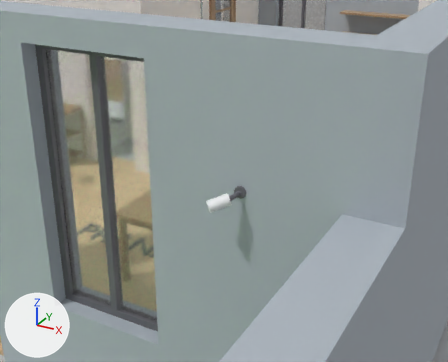
One commit to the glTF model public/models/house_optimized.glb: the scene before it, then after it.
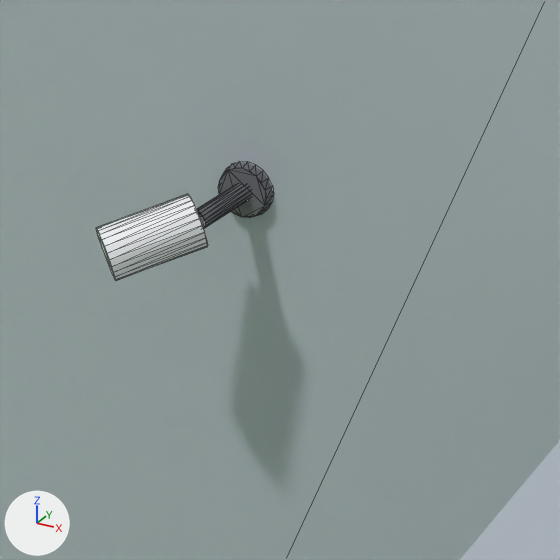
Each version appears first from a 50 mm lens placed at (14.688, -10.656, 3.541), pointed at (13.288, -8.111, 2.268), and next in a close-up on the part from 41% to 70% of the width and 41% to 77% of the height. Arrows for +X, +Y and +Z are at lower left; the lights stay in place. The first two pictures are the older version. The close-ups show mesh edges as thin lines. Where no turn or scale is listed for an object, it has been applied to the vertices. Vertices at exactly the same position are counted once.

Before the edit, the objects in view are built like this:
```python
me_cylinder = bpy.data.meshes.new('Cylinder')
me_cylinder.from_pydata(...)  # a 24-sided cylinder along z spanning x -0.033..0.033, y -0.033..0.033, z -0.0575..0.0575
me_cylinder.materials.append(mat_mat_security_cam_white)  # white #f6f7f9
me_muro_cinta_est = bpy.data.meshes.new('Muro_Cinta_Est')
me_muro_cinta_est.from_pydata(...)  # a box spanning x 13.9..14.2, y -19.23..-8.05, z 0.0..2.2
me_muro_cinta_est.materials.append(mat_mat_intonaco_esterno_dark)  # light grey #afb8c0
me_security_cam_portico_mount = bpy.data.meshes.new('Security_Cam_Portico_Mount')
me_security_cam_portico_mount.from_pydata(...)  # 72 vertices, 136 faces; spans x 13.3171..13.3871, y -8.1388..-8.048, z 2.1608..2.2308
me_security_cam_portico_mount.materials.append(mat_mat_infissi_antracite)  # grey #69696f
ob_muro_cinta_est = bpy.data.objects.new('Muro_Cinta_Est', me_muro_cinta_est)
ob_muro_cinta_est.location = (0.0, 0.0, 0.0)
ob_security_cam_portico_body = bpy.data.objects.new('Security_Cam_Portico_Body', me_cylinder)
ob_security_cam_portico_body.location = (13.291, -8.173, 2.17)
ob_security_cam_portico_body.rotation_euler = (1.292, 0.0, 2.313)  # degrees (74, 0, 133)
ob_security_cam_portico_mount = bpy.data.objects.new('Security_Cam_Portico_Mount', me_security_cam_portico_mount)
ob_security_cam_portico_mount.location = (0.0, 0.0, 0.0)
# also in view: 'Wall_Dining_South_04' at (13.34, -7.9, 1.5)
```
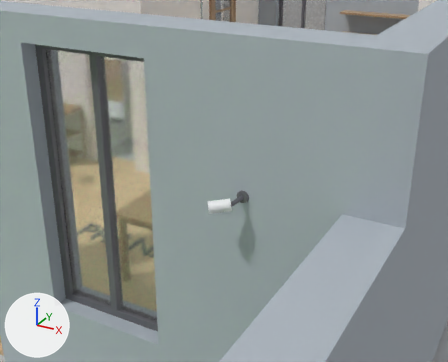
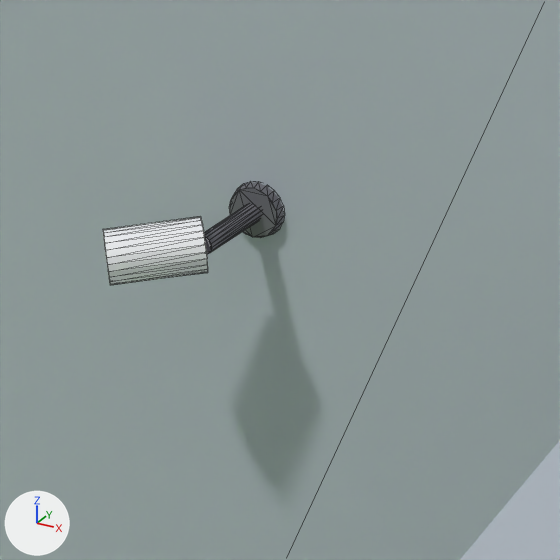
Changed parts and their boxes [x1, y1, x2, y2] in the close-ups (560 x 560 px; the box of a moved part takes in the faces that stretch with it):
'Security_Cam_Portico_Body', moved, turned
    before: [96, 194, 208, 281]
    after: [103, 216, 208, 285]
'Security_Cam_Portico_Mount', reshaped (9% taller)
    before: [197, 162, 273, 228]
    after: [204, 182, 284, 254]
part 1 of me_security_cam_portico_mount, moved or reshaped
    before: [218, 162, 273, 218]
    after: [229, 182, 284, 238]
part 2 of me_security_cam_portico_mount, moved or reshaped
    before: [197, 184, 250, 228]
    after: [204, 204, 261, 254]

The change in detail:
me_security_cam_portico_mount is used by ob_security_cam_portico_mount; location (0.0, 0.0, 0.0).
me_security_cam_portico_mount had 72 vertices, 136 faces and spanned x 13.3171..13.3871, y -8.1388..-8.048, z 2.1608..2.2308.
me_security_cam_portico_mount now has 72 vertices, 136 faces and spans x 13.3322..13.4022, y -8.1505..-8.048, z 2.1379..2.2079.
me_security_cam_portico_mount part 1: the loose piece of 40 vertices spanning x 13.3171..13.3871, y -8.062..-8.048, z 2.1608..2.2308 is moved by (0.0151, 0.0, -0.0229).
me_security_cam_portico_mount part 2: the loose piece of 32 vertices spanning x 13.3205..13.3638, y -8.1388..-8.0518, z 2.1739..2.2077 is multiplied about its middle by the matrix ((1.007, -0.002, 0.007), (0.063, 1.131, 0.031), (0.0, 0.0, 1.002)), then moved by (0.0151, -0.006, -0.0229).
Object 'Security_Cam_Portico_Body' (ob_security_cam_portico_body) moves from (13.291, -8.173, 2.17) to (13.3, -8.18, 2.157).
Object 'Security_Cam_Portico_Body' (ob_security_cam_portico_body) turns from (74, 0, 133) to (84, -4.4, 124) degrees about x, y and z.
